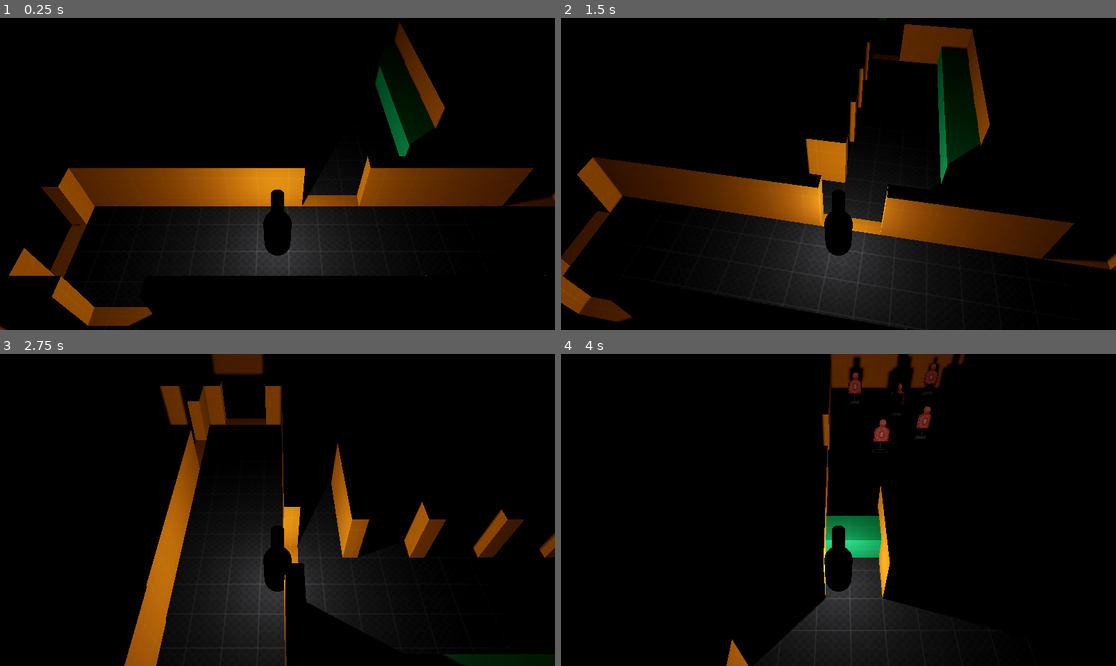
Above: before the commit, frames 1-4 (two rows, left to right).
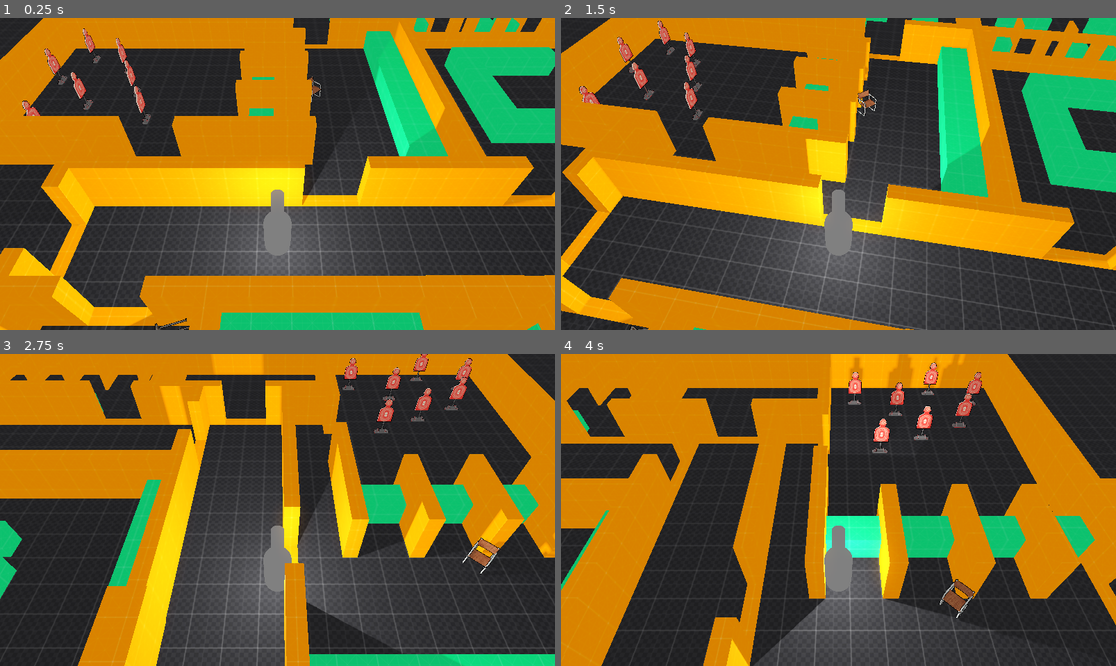
Above: after the commit, the same moments.

Repository: KitiDeveloper/GodotWildJam-86
Game: Godot game, scene res://Scenes/Levels/TestWorld.tscn
Same seed, same stepped clock (60 frames per second), same inputs: the game is played once before the commit and once after it. The project has no main scene, so this scene is started directly.
Inputs:
- Up to frame 1 (0.25 s): no input
- Up to frame 2 (1.5 s): tap Enter at 0.5 s; hold D (Movement Right) 0.53-1.28 s; tap Z (Rotate Camera Left) at 0.6 s; tap Space at 1.25 s; hold S (Movement Down) from 1.28 s (still down); tap C (Rotate Camera Right) at 1.35 s
- Up to frame 3 (2.75 s): release S (Movement Down) at 2.03 s; hold D (Movement Right) from 2.03 s (still down); tap Z (Rotate Camera Left) at 2.1 s
- Up to frame 4 (4 s): release D (Movement Right) at 2.78 s; hold W (Movement Up) 2.78-3.53 s; tap C (Rotate Camera Right) at 2.85 s; hold A (Movement Left) from 3.53 s (still down); tap Z (Rotate Camera Left) at 3.6 s

The runs differ from the first frame. In frame 1, 100% of the frame differs, in the area x 0-100%, y 0-100%; in frame 2, 100%; in frame 3, 100%; in frame 4, 100%.

Commit message:
Created, Imported and then set up two props.
new table and new chair prop. they are in the test scene

Diff:
--- /dev/null
+++ b/Project/3D/MediumProps/PipeMetalChair/pipe_metal_chair.tscn
@@ -0,0 +1,21 @@
+[gd_scene load_steps=4 format=3 uid="uid://ct8yk6exrph8k"]
+
+[ext_resource type="PackedScene" uid="uid://c4vgayvacmu2i" path="res://3D/MediumProps/PipeMetalChair/PipeMetalChair.glb" id="1_i0xn0"]
+
+[sub_resource type="BoxShape3D" id="BoxShape3D_r288t"]
+size = Vector3(0.6489563, 0.7194824, 0.6461792)
+
+[sub_resource type="BoxShape3D" id="BoxShape3D_5ycs0"]
+size = Vector3(0.17267609, 0.47180176, 0.6461792)
+
+[node name="PipeMetalChair2" instance=ExtResource("1_i0xn0")]
+
+[node name="StaticBody3D" type="StaticBody3D" parent="." index="1"]
+
+[node name="CollisionShape3D" type="CollisionShape3D" parent="StaticBody3D" index="0"]
+transform = Transform3D(1, 0, 0, 0, 1, 0, 0, 0, 1, 0.09602356, 0.34973145, 0.0005187988)
+shape = SubResource("BoxShape3D_r288t")
+
+[node name="CollisionShape3D2" type="CollisionShape3D" parent="StaticBody3D" index="1"]
+transform = Transform3D(0.98797876, 0.15458968, 0, -0.15458968, 0.98797876, 0, 0, 0, 1, 0.32550836, 0.67338437, 0.0005187988)
+shape = SubResource("BoxShape3D_5ycs0")
--- /dev/null
+++ b/Project/3D/MediumProps/WornBasicTable/worn_basic_table.tscn
@@ -0,0 +1,15 @@
+[gd_scene load_steps=3 format=3 uid="uid://bbyo3pc6btjvt"]
+
+[ext_resource type="PackedScene" uid="uid://wfle0oib30su" path="res://3D/MediumProps/WornBasicTable/WornBasicTable.glb" id="1_2u4ie"]
+
+[sub_resource type="BoxShape3D" id="BoxShape3D_leh3c"]
+size = Vector3(1.5067139, 0.75509644, 0.75683594)
+
+[node name="WornBasicTable" instance=ExtResource("1_2u4ie")]
+
+[node name="StaticBody3D" type="StaticBody3D" parent="." index="1"]
+collision_mask = 2
+
+[node name="CollisionShape3D" type="CollisionShape3D" parent="StaticBody3D" index="0"]
+transform = Transform3D(1, 0, 0, 0, 1, 0, 0, 0, 1, -6.1035156e-05, 0.3781891, 0.0024414063)
+shape = SubResource("BoxShape3D_leh3c")
--- a/Project/Scenes/Levels/TestWorld.tscn
+++ b/Project/Scenes/Levels/TestWorld.tscn
@@ -1,10 +1,12 @@
-[gd_scene load_steps=9 format=3 uid="uid://41p7xvyijvy0"]
+[gd_scene load_steps=11 format=3 uid="uid://41p7xvyijvy0"]
 
 [ext_resource type="Material" uid="uid://c34epdrb052kh" path="res://ProtoType_Tools/Textures/Dark/Texture_07.tres" id="1_457uk"]
 [ext_resource type="Material" uid="uid://dsimmi4yon4fc" path="res://ProtoType_Tools/Textures/Orange/Texture_05.tres" id="2_sr1yi"]
 [ext_resource type="Material" uid="uid://byhmwrf00h0a7" path="res://ProtoType_Tools/Textures/Green/Texture_05.tres" id="3_w6hgi"]
 [ext_resource type="PackedScene" uid="uid://bgejr1a50xrhe" path="res://Scenes/Player.tscn" id="4_nw68e"]
 [ext_resource type="PackedScene" uid="uid://b41dypo4vopbx" path="res://3D/MediumProps/RangeTarget/range_target.tscn" id="5_crfra"]
+[ext_resource type="PackedScene" uid="uid://bbyo3pc6btjvt" path="res://3D/MediumProps/WornBasicTable/worn_basic_table.tscn" id="6_rn6dn"]
+[ext_resource type="PackedScene" uid="uid://ct8yk6exrph8k" path="res://3D/MediumProps/PipeMetalChair/pipe_metal_chair.tscn" id="7_5dudv"]
 
 [sub_resource type="ProceduralSkyMaterial" id="ProceduralSkyMaterial_nw68e"]
 sky_horizon_color = Color(0.66224277, 0.6717428, 0.6867428, 1)
@@ -17,6 +19,9 @@
 background_mode = 2
 background_energy_multiplier = 0.0
 sky = SubResource("Sky_crfra")
+ambient_light_source = 2
+ambient_light_color = Color(1, 1, 1, 1)
+ambient_light_energy = 0.5
 tonemap_mode = 2
 glow_enabled = true
 
@@ -629,11 +634,6 @@
 size = Vector3(11, 2, 0.5)
 material = ExtResource("2_sr1yi")
 
-[node name="CSGBox3D45" type="CSGBox3D" parent="CSGCombiner3D"]
-transform = Transform3D(-4.371139e-08, 0, -1, 0, 1, 0, 1, 0, -4.371139e-08, 2, 1, -10)
-size = Vector3(6, 1, 1)
-material = ExtResource("3_w6hgi")
-
 [node name="CSGBox3D115" type="CSGBox3D" parent="CSGCombiner3D"]
 transform = Transform3D(-4.371139e-08, 0, -1, 0, 1, 0, 1, 0, -4.371139e-08, 9.023621, 1, -11)
 size = Vector3(4, 1, 1.9595947)
@@ -838,16 +838,6 @@
 size = Vector3(1, 1, 2.9680176)
 material = ExtResource("3_w6hgi")
 
-[node name="CSGBox3D81" type="CSGBox3D" parent="CSGCombiner3D"]
-transform = Transform3D(0.61053234, 0, 0.79199135, 0, 1, 0, -0.79199135, 0, 0.61053234, -11.3636465, 1, 16.350792)
-size = Vector3(1, 1, 2.0639648)
-material = ExtResource("3_w6hgi")
-
-[node name="CSGBox3D48" type="CSGBox3D" parent="CSGCombiner3D"]
-transform = Transform3D(-4.371139e-08, 0, -1, 0, 1, 0, 1, 0, -4.371139e-08, -0.5, 1, -12.5)
-size = Vector3(1, 1, 4)
-material = ExtResource("3_w6hgi")
-
 [node name="CSGBox3D143" type="CSGBox3D" parent="CSGCombiner3D"]
 transform = Transform3D(-4.371139e-08, 0, -1, 0, 1, 0, 1, 0, -4.371139e-08, 6.2446594, 1, -16.06691)
 size = Vector3(1.2333984, 1, 2.5106812)
@@ -928,11 +918,6 @@
 size = Vector3(0.87646484, 1, 0.94873047)
 material = ExtResource("3_w6hgi")
 
-[node name="CSGBox3D193" type="CSGBox3D" parent="CSGCombiner3D"]
-transform = Transform3D(-0.9728809, 0, -0.23130648, 0, 1, 0, 0.23130648, 0, -0.9728809, -5.1628847, 1, -28.992008)
-size = Vector3(0.87646484, 1, 0.94873047)
-material = ExtResource("3_w6hgi")
-
 [node name="CSGBox3D184" type="CSGBox3D" parent="CSGCombiner3D"]
 transform = Transform3D(0.39854103, 0, -0.91715056, 0, 1, 0, 0.91715056, 0, 0.39854103, 1.1181537, 1, -29.140148)
 size = Vector3(1, 1, 0.94873047)
@@ -1013,16 +998,6 @@
 size = Vector3(1.3524017, 1, 3.3510818)
 material = ExtResource("3_w6hgi")
 
-[node name="CSGBox3D59" type="CSGBox3D" parent="CSGCombiner3D"]
-transform = Transform3D(-4.371139e-08, 0, -1, 0, 1, 0, 1, 0, -4.371139e-08, 6.5, 1, -25.5)
-size = Vector3(1, 1, 2)
-material = ExtResource("3_w6hgi")
-
-[node name="CSGBox3D49" type="CSGBox3D" parent="CSGCombiner3D"]
-transform = Transform3D(-4.371139e-08, 0, -1, 0, 1, 0, 1, 0, -4.371139e-08, -0.5, 1, -7.5)
-size = Vector3(1, 1, 4)
-material = ExtResource("3_w6hgi")
-
 [node name="CSGBox3D104" type="CSGBox3D" parent="CSGCombiner3D"]
 transform = Transform3D(-4.371139e-08, 0, -1, 0, 1, 0, 1, 0, -4.371139e-08, 8.962158, 1, -4.5)
 size = Vector3(1, 1, 4.0249023)
@@ -1048,11 +1023,6 @@
 size = Vector3(0.87646484, 1, 0.94873047)
 material = ExtResource("3_w6hgi")
 
-[node name="CSGBox3D197" type="CSGBox3D" parent="CSGCombiner3D"]
-transform = Transform3D(-0.9728809, 0, -0.23130648, 0, 1, 0, 0.23130648, 0, -0.9728809, -11.162885, 1, -28.992008)
-size = Vector3(0.87646484, 1, 0.94873047)
-material = ExtResource("3_w6hgi")
-
 [node name="CSGBox3D198" type="CSGBox3D" parent="CSGCombiner3D"]
 transform = Transform3D(-4.371139e-08, 0, -1, 0, 1, 0, 1, 0, -4.371139e-08, -7.6894016, 1, -34.85849)
 size = Vector3(1.6950684, 1, 2.6953735)
@@ -1126,3 +1096,94 @@
 
 [node name="RangeTarget8" parent="MediumProps/RangeTargets" instance=ExtResource("5_crfra")]
 transform = Transform3D(1, 0, 0, 0, 1, 0, 0, 0, 1, -29.114067, 0.50037044, -11.508265)
+
+[node name="WornBasicTables" type="Node3D" parent="MediumProps"]
+
+[node name="WornBasicTable" parent="MediumProps/WornBasicTables" instance=ExtResource("6_rn6dn")]
+transform = Transform3D(0.96417415, 0, -0.26527005, 0, 1, 0, 0.26527005, 0, 0.96417415, -11.10412, 0.5044639, 15.839399)
+
+[node name="WornBasicTable2" parent="MediumProps/WornBasicTables" instance=ExtResource("6_rn6dn")]
+transform = Transform3D(1, 0, 0, 0, 1, 0, 0, 0, 1, 6.8155503, 0.5044639, -25.639004)
+
+[node name="WornBasicTable3" parent="MediumProps/WornBasicTables" instance=ExtResource("6_rn6dn")]
+transform = Transform3D(-0.32099316, -0.94376147, 0.07923322, 0, 0.0836604, 0.9964945, -0.94708145, 0.31986788, -0.026854418, -20.510695, 0.8102491, 0.91666985)
+
+[node name="PipeMetalChairs" type="Node3D" parent="MediumProps"]
+
+[node name="PipeMetalChair" parent="MediumProps/PipeMetalChairs" instance=ExtResource("7_5dudv")]
+transform = Transform3D(-0.1981877, 0, 0.9801641, 0, 1, 0, -0.9801641, 0, -0.1981877, -9.35513, 0.51735353, 6.749902)
+
+[node name="PipeMetalChair2" parent="MediumProps/PipeMetalChairs" instance=ExtResource("7_5dudv")]
+transform = Transform3D(-0.92238986, 0, -0.38626027, 0, 1, 0, 0.38626027, 0, -0.92238986, -10.720282, 0.51735353, -29.03992)
+
+[node name="PipeMetalChair3" parent="MediumProps/PipeMetalChairs" instance=ExtResource("7_5dudv")]
+transform = Transform3D(-0.9982728, 0, 0.05874881, 0, 1, 0, -0.05874881, 0, -0.9982728, -11.104315, 0.51735353, -29.927044)
+
+[node name="PipeMetalChair4" parent="MediumProps/PipeMetalChairs" instance=ExtResource("7_5dudv")]
+transform = Transform3D(-0.9884385, 0, -0.15162316, 0, 1, 0, 0.15162316, 0, -0.9884385, -5.2633653, 0.51735353, -28.908218)
+
+[node name="PipeMetalChair5" parent="MediumProps/PipeMetalChairs" instance=ExtResource("7_5dudv")]
+transform = Transform3D(-0.95840263, -0.28430918, 0.025156043, -0.019454105, -0.022861863, -0.9995494, 0.28475615, -0.95846, 0.01637989, -5.0916023, 0.85273314, -29.00893)
+
+[node name="PipeMetalChair6" parent="MediumProps/PipeMetalChairs" instance=ExtResource("7_5dudv")]
+transform = Transform3D(-0.70710677, 0, 0.70710677, 0, 1, 0, -0.70710677, 0, -0.70710677, -16.688868, 0.5173516, -10.047534)
+
+[node name="PipeMetalChair7" parent="MediumProps/PipeMetalChairs" instance=ExtResource("7_5dudv")]
+transform = Transform3D(-0.009965718, 0, -0.99995035, 0, 1, 0, 0.99995035, 0, -0.009965718, -18.141396, 0.5173516, -13.529574)
+
+[node name="PipeMetalChair8" parent="MediumProps/PipeMetalChairs" instance=ExtResource("7_5dudv")]
+transform = Transform3D(-8.940697e-08, 0, 1.0000001, 0, 1, 0, -1.0000001, 0, -8.940697e-08, 6.815045, 0.51735353, -25.831263)
+
+[node name="WornBasicTable" parent="." instance=ExtResource("6_rn6dn")]
+transform = Transform3D(-4.371139e-08, 0, -1, 0, 1, 0, 1, 0, -4.371139e-08, 1.6076624, 0.5044658, -6.7695656)
+
+[node name="WornBasicTable2" parent="." instance=ExtResource("6_rn6dn")]
+transform = Transform3D(-4.371139e-08, 0, -1, 0, 1, 0, 1, 0, -4.371139e-08, 1.6076624, 0.5044658, -12.233147)
+
+[node name="WornBasicTable3" parent="." instance=ExtResource("6_rn6dn")]
+transform = Transform3D(-4.371139e-08, 0, -1, 0, 1, 0, 1, 0, -4.371139e-08, 1.6076624, 0.5044658, -9.541848)
+
+[node name="WornBasicTable4" parent="." instance=ExtResource("6_rn6dn")]
+transform = Transform3D(-4.371139e-08, 0, -1, 0, 1, 0, 1, 0, -4.371139e-08, -0.39233756, 0.5044658, -6.7695656)
+
+[node name="WornBasicTable5" parent="." instance=ExtResource("6_rn6dn")]
+transform = Transform3D(-4.371139e-08, 0, -1, 0, 1, 0, 1, 0, -4.371139e-08, -0.39233756, 0.5044658, -12.233147)
+
+[node name="WornBasicTable6" parent="." instance=ExtResource("6_rn6dn")]
+transform = Transform3D(-4.371139e-08, 0, -1, 0, 1, 0, 1, 0, -4.371139e-08, -0.39233756, 0.5044658, -9.541848)
+
+[node name="WornBasicTable7" parent="." instance=ExtResource("6_rn6dn")]
+transform = Transform3D(-4.371139e-08, 0, -1, 0, 1, 0, 1, 0, -4.371139e-08, -2.3923376, 0.5044658, -6.7695656)
+
+[node name="WornBasicTable8" parent="." instance=ExtResource("6_rn6dn")]
+transform = Transform3D(-4.371139e-08, 0, -1, 0, 1, 0, 1, 0, -4.371139e-08, -2.3923376, 0.5044658, -12.233147)
+
+[node name="WornBasicTable9" parent="." instance=ExtResource("6_rn6dn")]
+transform = Transform3D(-4.371139e-08, 0, -1, 0, 1, 0, 1, 0, -4.371139e-08, -2.3923376, 0.5044658, -9.541848)
+
+[node name="PipeMetalChair2" parent="." instance=ExtResource("7_5dudv")]
+transform = Transform3D(-0.9966816, 0, 0.081399314, 0, 1, 0, -0.081399314, 0, -0.9966816, 0.49801058, 0.517354, -6.9951234)
+
+[node name="PipeMetalChair3" parent="." instance=ExtResource("7_5dudv")]
+transform = Transform3D(-0.99938595, 0, -0.035038978, 0, 1, 0, 0.035038978, 0, -0.99938595, 1.4651442, 0.517354, -9.294351)
+
+[node name="PipeMetalChair4" parent="." instance=ExtResource("7_5dudv")]
+transform = Transform3D(-0.99027294, 0, 0.1391386, 0, 1, 0, -0.1391386, 0, -0.99027294, -0.5964813, 0.517354, -6.8674273)
+
+[node name="PipeMetalChair5" parent="." instance=ExtResource("7_5dudv")]
+transform = Transform3D(-0.9963557, 0, -0.08529514, 0, 1, 0, 0.08529514, 0, -0.9963557, -0.5588924, 0.517354, -12.075159)
+
+[node name="PipeMetalChair6" parent="." instance=ExtResource("7_5dudv")]
+transform = Transform3D(-0.96958214, 0, 0.24476597, 0, 1, 0, -0.24476597, 0, -0.96958214, -0.9534828, 0.517354, -9.486707)
+
+[node name="PipeMetalChair7" parent="." instance=ExtResource("7_5dudv")]
+transform = Transform3D(-0.96958214, 0, 0.24476597, 0, 1, 0, -0.24476597, 0, -0.96958214, 1.4867561, 0.517354, -13.263649)
+
+[node name="PipeMetalChair8" parent="." instance=ExtResource("7_5dudv")]
+transform = Transform3D(-0.92069566, 0, -0.39028117, 0, 1, 0, 0.39028117, 0, -0.92069566, -2.6923487, 0.517354, -12.163067)
+
+[node name="PipeMetalChair9" parent="." instance=ExtResource("7_5dudv")]
+transform = Transform3D(-0.99997973, 0, 0.006352991, 0, 1, 0, -0.006352991, 0, -0.99997973, -2.9347727, 0.517354, -9.55776)
+
+[node name="PipeMetalChair10" parent="." instance=ExtResource("7_5dudv")]
+transform = Transform3D(-0.95088387, 0, -0.30954805, 0, 1, 0, 0.30954805, 0, -0.95088387, -2.7038774, 0.517354, -6.5577602)
Not shown, added: Project/3D/MediumProps/PipeMetalChair/PipeMetalChair.blend.import
Binary file added: Project/3D/MediumProps/PipeMetalChair/PipeMetalChair.glb
Not shown, added: Project/3D/MediumProps/PipeMetalChair/PipeMetalChair.glb.import
Binary file added: Project/3D/MediumProps/PipeMetalChair/PipeMetalChair.png
Not shown, added: Project/3D/MediumProps/PipeMetalChair/PipeMetalChair.png.import
Binary file added: Project/3D/MediumProps/PipeMetalChair/PipeMetalChair_PipeMetalChair.png
Not shown, added: Project/3D/MediumProps/PipeMetalChair/PipeMetalChair_PipeMetalChair.png.import
Binary file added: Project/3D/MediumProps/PipeMetalChair/textures/Image_0.png
Not shown, added: Project/3D/MediumProps/PipeMetalChair/textures/Image_0.png.import
Binary file added: Project/3D/MediumProps/PipeMetalChair/textures/Image_1.001.png
Not shown, added: Project/3D/MediumProps/PipeMetalChair/textures/Image_1.001.png.import
Binary file added: Project/3D/MediumProps/PipeMetalChair/textures/Image_1.png
(and 53 more such lines)
